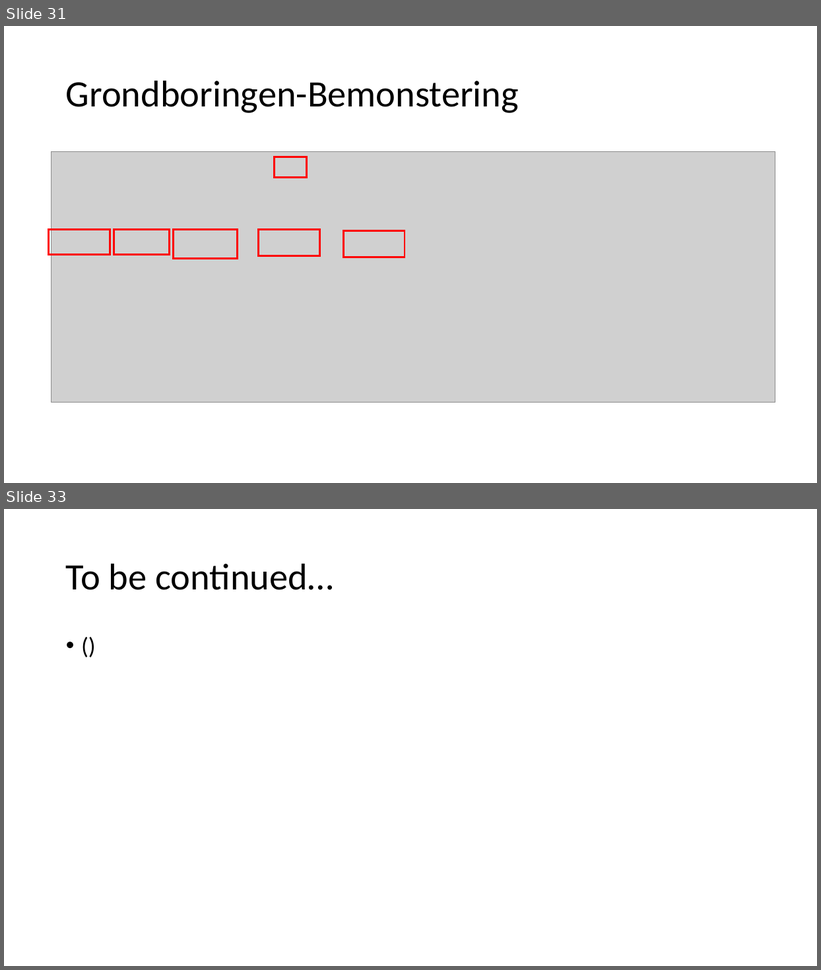
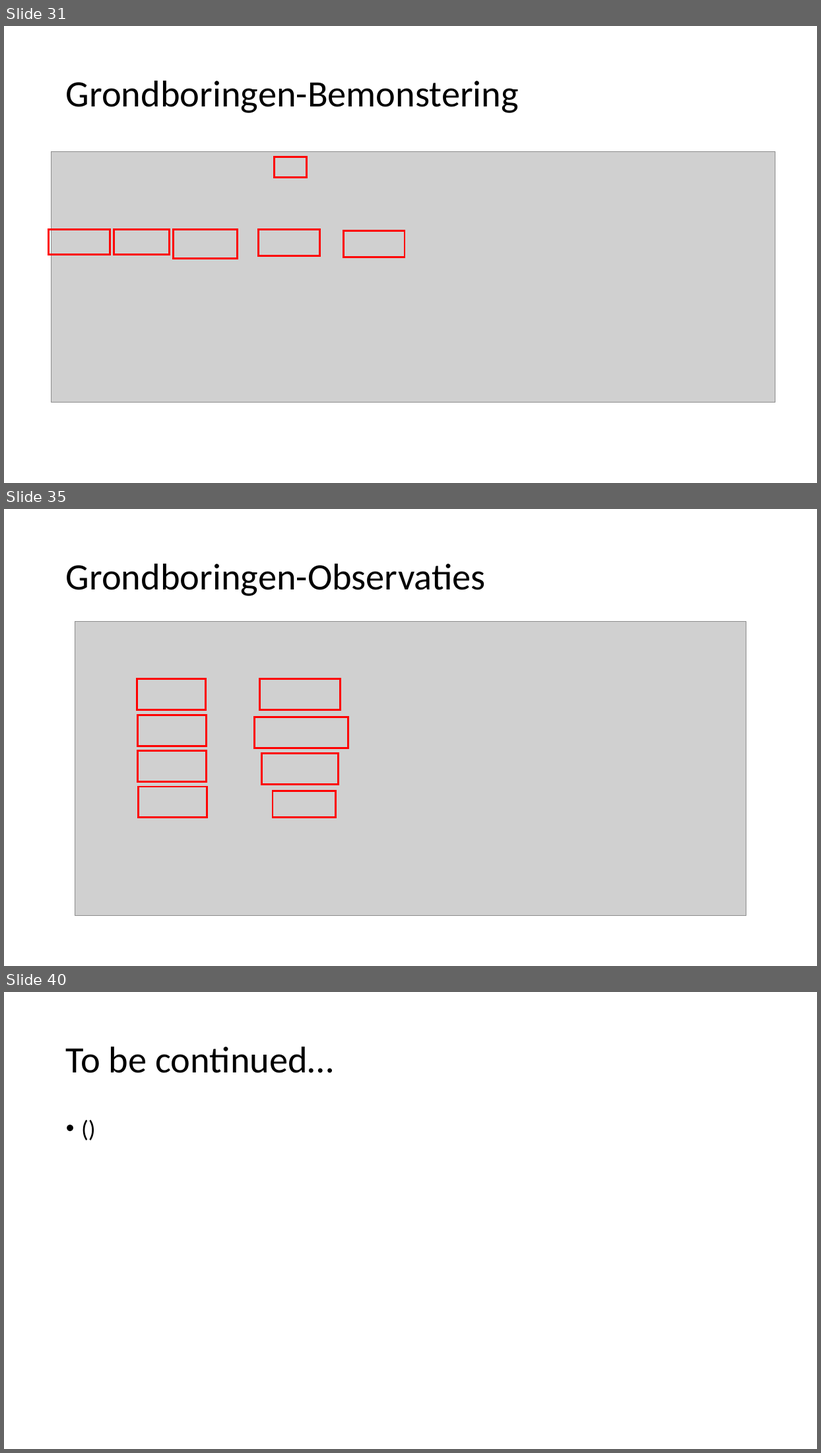
Before and after one commit to Informatievlaanderen/OSLOthema-bodemEnOndergrond, a slide deck: resources/consolidatie/WerkgroepConsolidatie20210531.pptx. Shown one above the other, each under a label of ours: slides 31 and 33 before the commit, slides 31, 35 and 40 after it; the slides between them are not shown. The pictures are 821x970 and 821x1453 pixels, drawn with LibreOffice and Linux fonts; fonts in the diff are those of the drawing; grey boxes stand for pictures. Boxes give left, top, right and bottom in pixels: in the first picture for what was removed or moved away, otherwise in the second. Text is boxed around its words. In the diff, an @@ line names an element or a change of style, - is before the commit and + after.

```diff
--- a/resources/consolidatie/WerkgroepConsolidatie20210531.pptx
+++ b/resources/consolidatie/WerkgroepConsolidatie20210531.pptx
@@ slide 35 added at [4, 509, 817, 966], background #FFFFFF @@
@@ title added at [66, 563, 486, 596], 44 pt, text #000000 @@
+Grondboringen-Observaties
@@ picture added at [75, 622, 746, 916] @@
@@ rectangle added at [137, 679, 205, 710], outline #FF0000 2.25 pt @@
@@ rectangle added at [259, 679, 341, 710], outline #FF0000 2.25 pt @@
@@ rectangle added at [137, 715, 206, 747], outline #FF0000 2.25 pt @@
@@ rectangle added at [255, 718, 348, 749], outline #FF0000 2.25 pt @@
@@ rectangle added at [137, 751, 206, 782], outline #FF0000 2.25 pt @@
@@ rectangle added at [261, 754, 338, 785], outline #FF0000 2.25 pt @@
@@ rectangle added at [138, 787, 207, 819], outline #FF0000 2.25 pt @@
@@ rectangle added at [273, 791, 336, 819], outline #FF0000 2.25 pt @@
@@ what was slide 33 is now slide 40 @@
```
Also in this commit, not shown: 9 slides changed, 8 other slides added, 2 slides removed.
